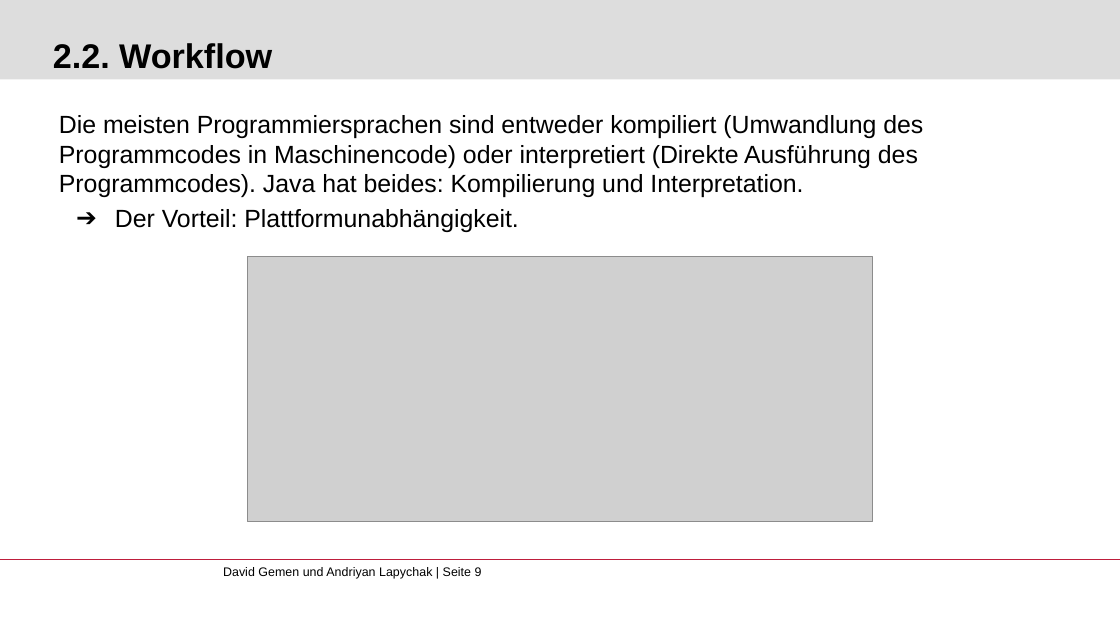
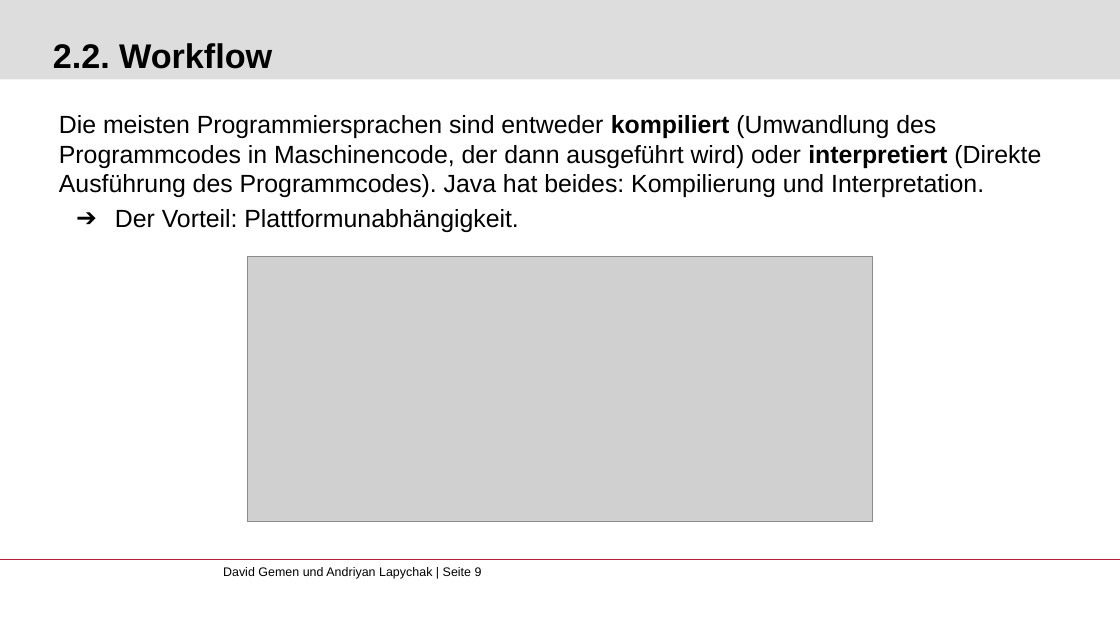
Before and after one commit to gemdav/Programmieren-1-Tutorium, a slide deck: slide 9 of slides/00_installation_introduction.pptx. Drawn at 1120x630 pixels with LibreOffice and Linux fonts; fonts in the diff are those of the drawing; grey boxes stand for pictures; background and template pictures are left out. Boxes give left, top, right and bottom in pixels: in the first picture for what was removed or moved away, otherwise in the second. Text is boxed around its words. In the diff, an @@ line names an element or a change of style, - is before the commit and + after.

```diff
--- a/slides/00_installation_introduction.pptx
+++ b/slides/00_installation_introduction.pptx
@@ text at <box>59,115,1041,197</box>: text changed @@
-Die meisten Programmiersprachen sind entweder kompiliert (Umwandlung des Programmcodes in Maschinencode) oder interpretiert (Direkte Ausführung des Programmcodes). Java hat beides: Kompilierung und Interpretation.
+Die meisten Programmiersprachen sind entweder kompiliert (Umwandlung des Programmcodes in Maschinencode, der dann ausgeführt wird) oder interpretiert (Direkte Ausführung des Programmcodes). Java hat beides: Kompilierung und Interpretation.
```
Also in this commit, not shown: 2 other slides changed, 17 other files.
